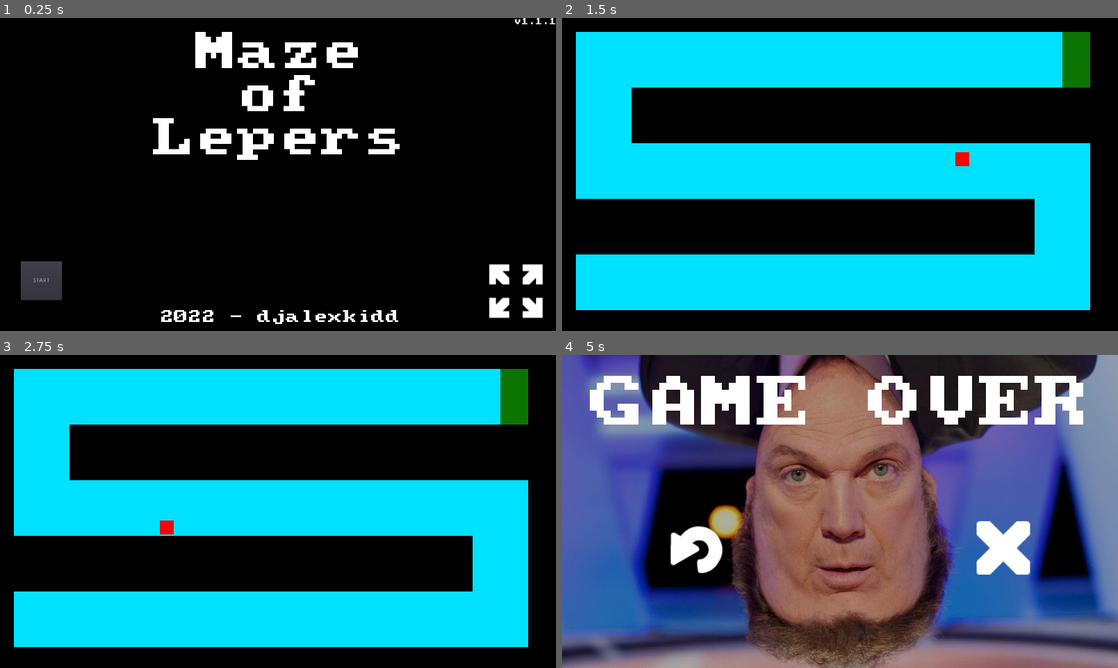
Above: before the commit, frames 1-4 (two rows, left to right).
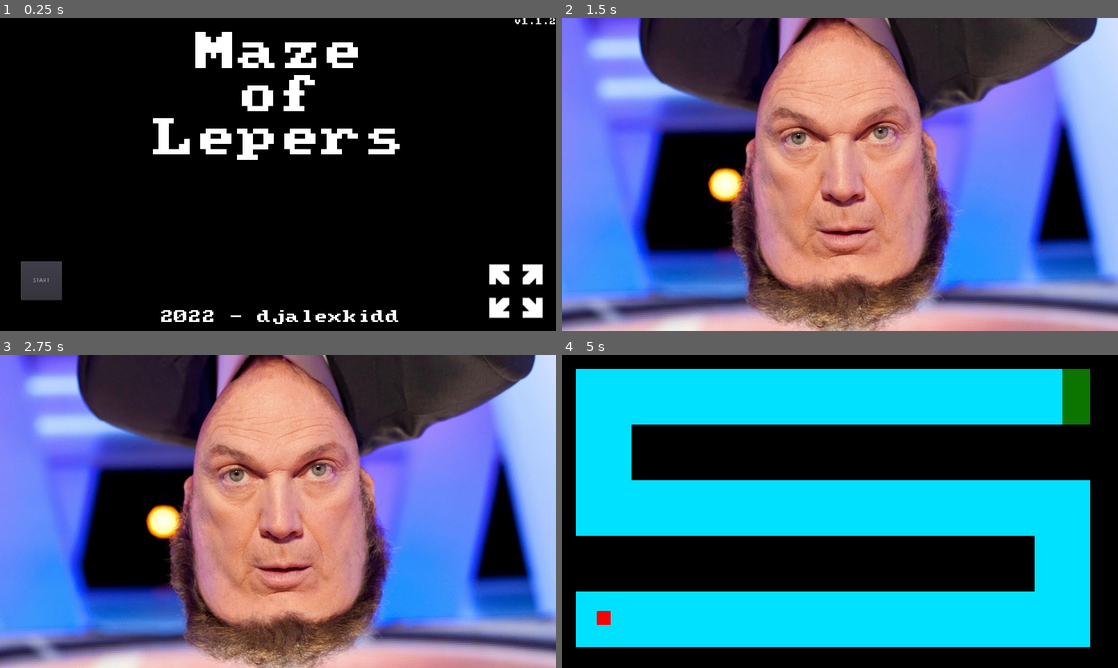
Above: after the commit, the same moments.

Repository: djalexkidd/horror-maze
Game: Godot game, scene res://scenes/Menu.tscn
Same seed, same stepped clock (60 frames per second), same inputs: the game is played once before the commit and once after it. Sound files missing from this copy of the repository are replaced by a short silence.
Inputs (mouse positions are in pixels of both pictures, inside the frame that each line leads up to):
- Up to frame 1 (0.25 s): no input
- Up to frame 2 (1.5 s): click "START" at 0.5 s; tap Enter at 1.25 s; move the mouse to (962, 158) at 1.27 s
- Up to frame 3 (2.75 s): tap Space at 2 s; move the mouse to (166, 527) at 2.02 s
- Up to frame 4 (5 s): tap Enter at 2.75 s; move the mouse to (895, 442) at 2.77 s; click (695, 545) at 3.52 s; click (600, 617) at 4.25 s, where only the run after the commit has a clickable "START"

The runs differ from the first frame. In frame 1, less than 0.1% of the frame differs, in the area x 98-100%, y 0-2%; in frame 2, 97%; in frame 3, 97%; in frame 4, 97%, in the area x 0-100%, y 0-100%.

Commit message:
Tween player movement

Diff:
--- a/scenes/Menu.tscn
+++ b/scenes/Menu.tscn
@@ -60,7 +60,7 @@
 margin_bottom = 16.0
 custom_colors/font_color = Color( 1, 1, 1, 1 )
 custom_fonts/font = SubResource( 3 )
-text = "v1.1.1"
+text = "v1.1.2"
 align = 1
 
 [node name="StartButton" type="Button" parent="."]
--- a/scenes/Player.tscn
+++ b/scenes/Player.tscn
@@ -19,4 +19,11 @@
 [node name="CollisionShape2D" type="CollisionShape2D" parent="."]
 shape = SubResource( 2 )
 
+[node name="Tween" type="Tween" parent="."]
+
+[node name="MoveTimer" type="Timer" parent="."]
+wait_time = 0.05
+autostart = true
+
 [connection signal="body_entered" from="." to="." method="_on_Player_body_entered"]
+[connection signal="timeout" from="MoveTimer" to="." method="_on_MoveTimer_timeout"]
--- a/scripts/Player.gd
+++ b/scripts/Player.gd
@@ -1,7 +1,10 @@
 extends Area2D
 
-func _physics_process(delta):
-	position = get_viewport().get_mouse_position() # Suit le mouvement de la souris
+#Suit le mouvement de la souris sur l'axe X
+func _on_MoveTimer_timeout():
+	var tween = get_node("Tween")
+	tween.interpolate_property(self, "position",Vector2(position.x,position.y), Vector2(get_viewport().get_mouse_position().x,get_viewport().get_mouse_position().y),0.05 ,Tween.TRANS_LINEAR, Tween.EASE_IN_OUT)
+	tween.start()
 
 func _on_Player_body_entered(body):
 	Global.stop_time()
